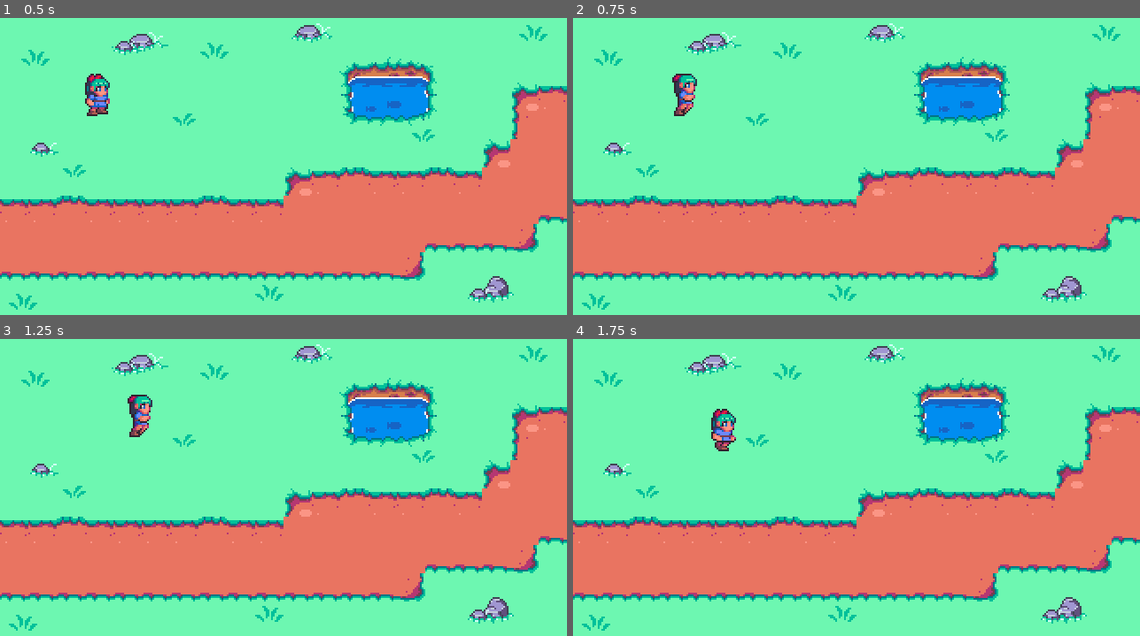
Above: before the commit, frames 1-4 (two rows, left to right).
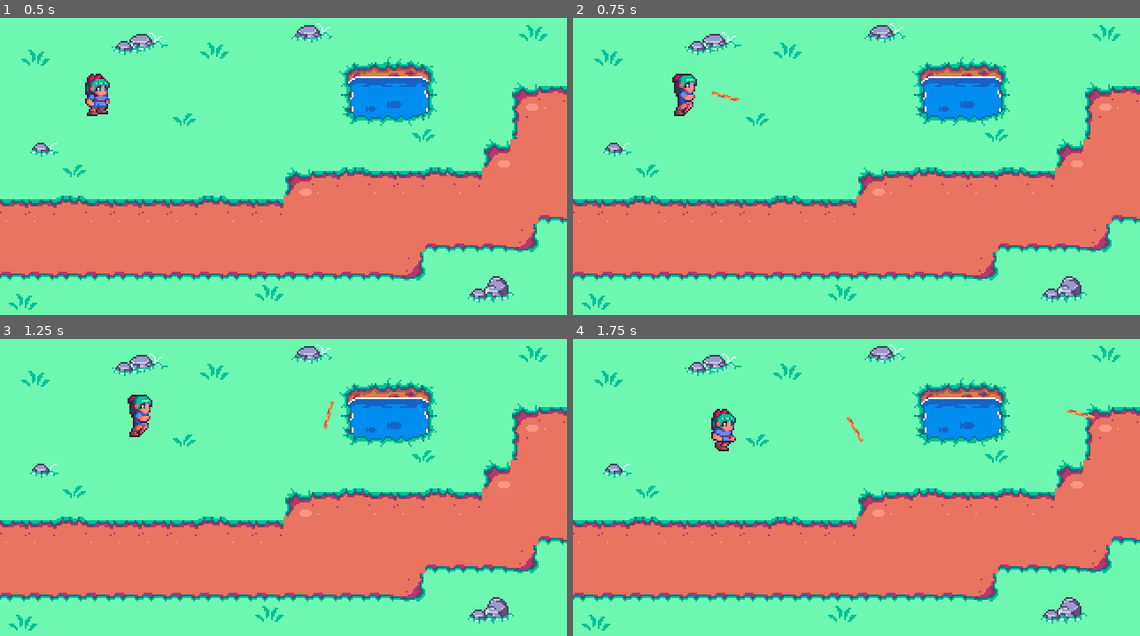
Above: after the commit, the same moments.

Repository: cunhapixels/GodotRPG_VacaRoxa_Assets
Game: Godot game, scene res://source/World.tscn
Two runs of this game, one before a commit and one after it. Both use one fixed random seed, a clock stepped at 60 frames per second and the inputs below.
Inputs:
- Up to frame 1 (0.5 s): no input
- Up to frame 2 (0.75 s): tap Enter at 0.5 s; hold Right (ui_right) from 0.53 s (still down); tap X (attack) at 0.6 s
- Up to frame 3 (1.25 s): keep holding Right (ui_right)
- Up to frame 4 (1.75 s): release Right (ui_right) at 1.28 s; hold Down (ui_down) from 1.28 s (still down); tap X (attack) at 1.35 s

Frame 1 is identical in both runs. In frame 2, less than 0.1% of the frame differs, in the area x 24-30%, y 24-29%; in frame 3, less than 0.1%; in frame 4, 0.1%, in the area x 48-93%, y 23-35%.

Commit message:
Added shooting
+Stick scene
+Stick shooting

Diff:
--- a/GodotRPG_VacaRoxa_Assets/source/core/Player.gd
+++ b/GodotRPG_VacaRoxa_Assets/source/core/Player.gd
@@ -1,5 +1,6 @@
 extends KinematicBody2D
 
+const STICK = preload("res://source/core/Stick.tscn")
 const MOVE_SPEED = 120
 
 var motion = Vector2.ZERO
@@ -33,4 +34,9 @@
 		attack_delay = 0.5
 		get_node("AnimationPlayer").play("Attack")
 
+		var stick = STICK.instance()
+		stick.position = position
+		stick.motion.x = get_node("Sprite").scale.x * 200
+		get_parent().add_child(stick)
+
 		motion = Vector2.ZERO
--- /dev/null
+++ b/GodotRPG_VacaRoxa_Assets/source/core/Stick.gd
@@ -0,0 +1,10 @@
+extends Area2D
+
+var motion = Vector2.ZERO
+
+func _process(delta):
+	if position.x < 0 or position.x > 320:
+		queue_free()
+
+	get_node("Sprite").rotation_degrees += 15
+	position += motion * delta
--- /dev/null
+++ b/GodotRPG_VacaRoxa_Assets/source/core/Stick.tscn
@@ -0,0 +1,13 @@
+[gd_scene load_steps=3 format=2]
+
+[ext_resource path="res://sprites/props n decorations/generic-rpg-fence07.png" type="Texture" id=1]
+[ext_resource path="res://source/core/Stick.gd" type="Script" id=2]
+
+[node name="Stick" type="Area2D"]
+script = ExtResource( 2 )
+
+[node name="Sprite" type="Sprite" parent="."]
+texture = ExtResource( 1 )
+
+[node name="CollisionPolygon2D" type="CollisionPolygon2D" parent="."]
+polygon = PoolVector2Array( 0, -8, 0, 8, 2, 8, 2, -8 )
